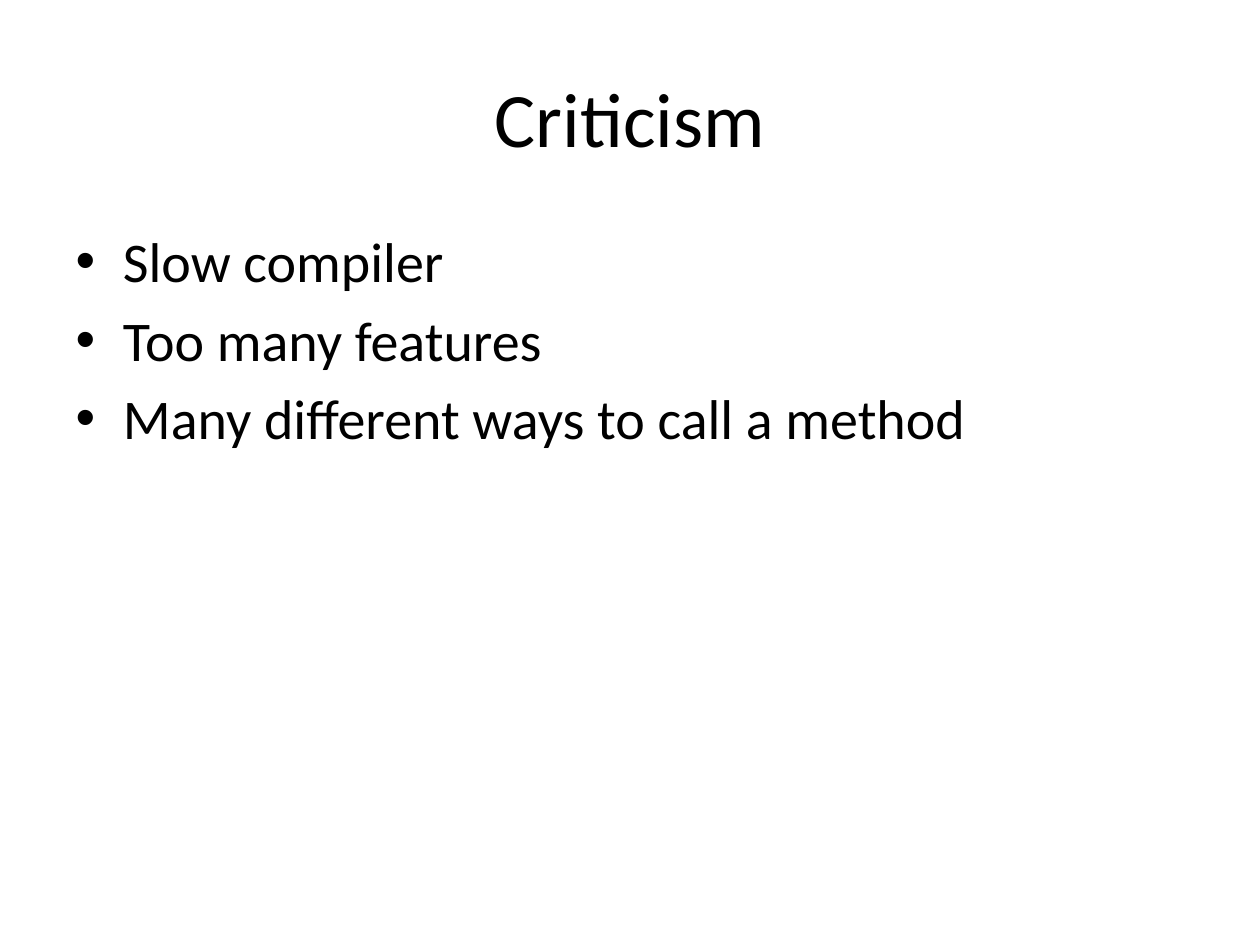
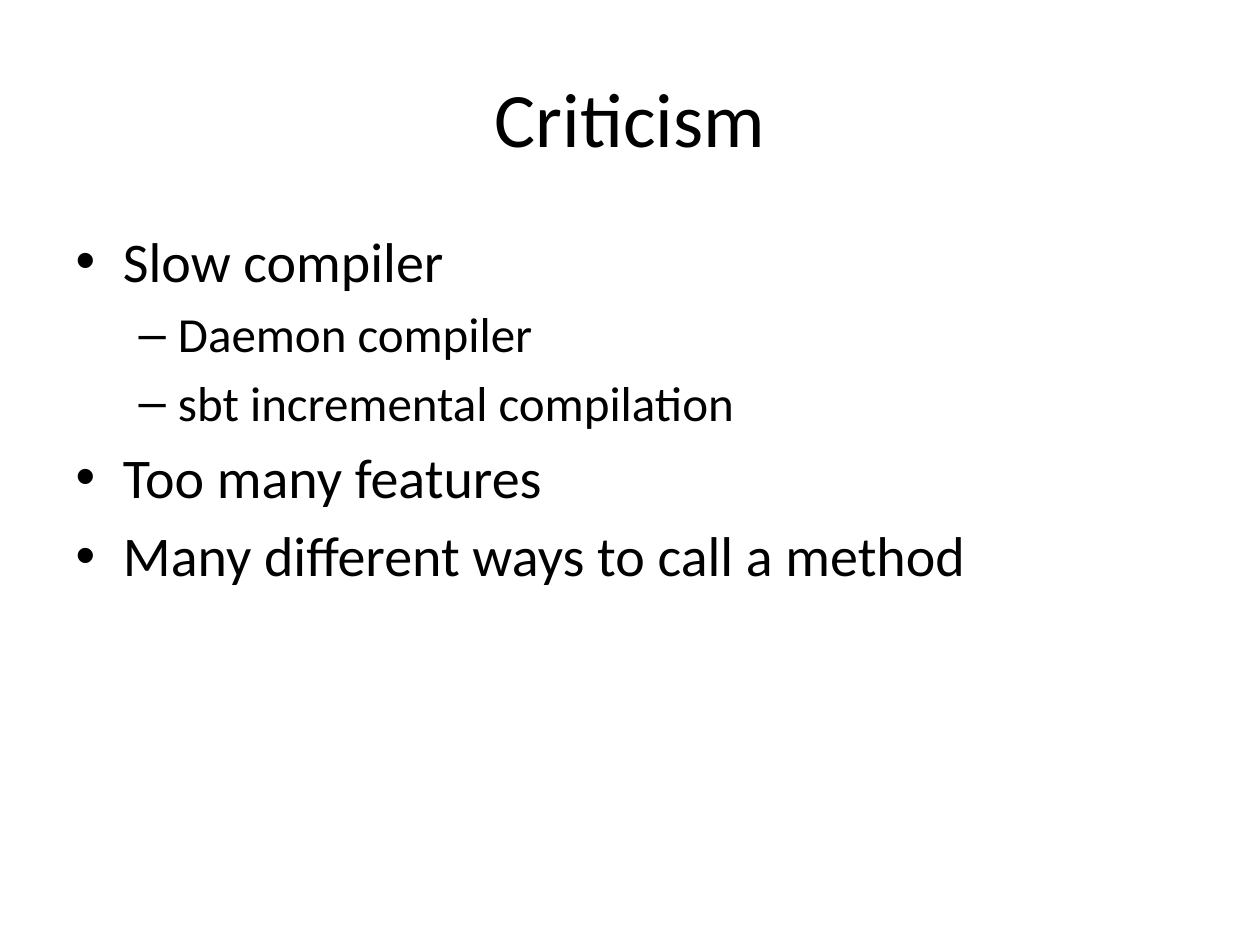
Before and after one commit to todkar/Away_Day, a slide deck: slide 20 of Scala_Away_Day.pptx. Drawn at 1260x945 pixels with LibreOffice and Linux fonts; fonts in the diff are those of the drawing. Boxes give left, top, right and bottom in pixels: in the first picture for what was removed or moved away, otherwise in the second. Text is boxed around its words. In the diff, an @@ line names an element or a change of style, - is before the commit and + after.

```diff
--- a/Scala_Away_Day.pptx
+++ b/Scala_Away_Day.pptx
@@ text at <box>178,318,734,429</box>: paragraphs added @@
+  – Daemon compiler
+  – sbt incremental compilation
```
Also in this commit, not shown: 1 other slide changed.
